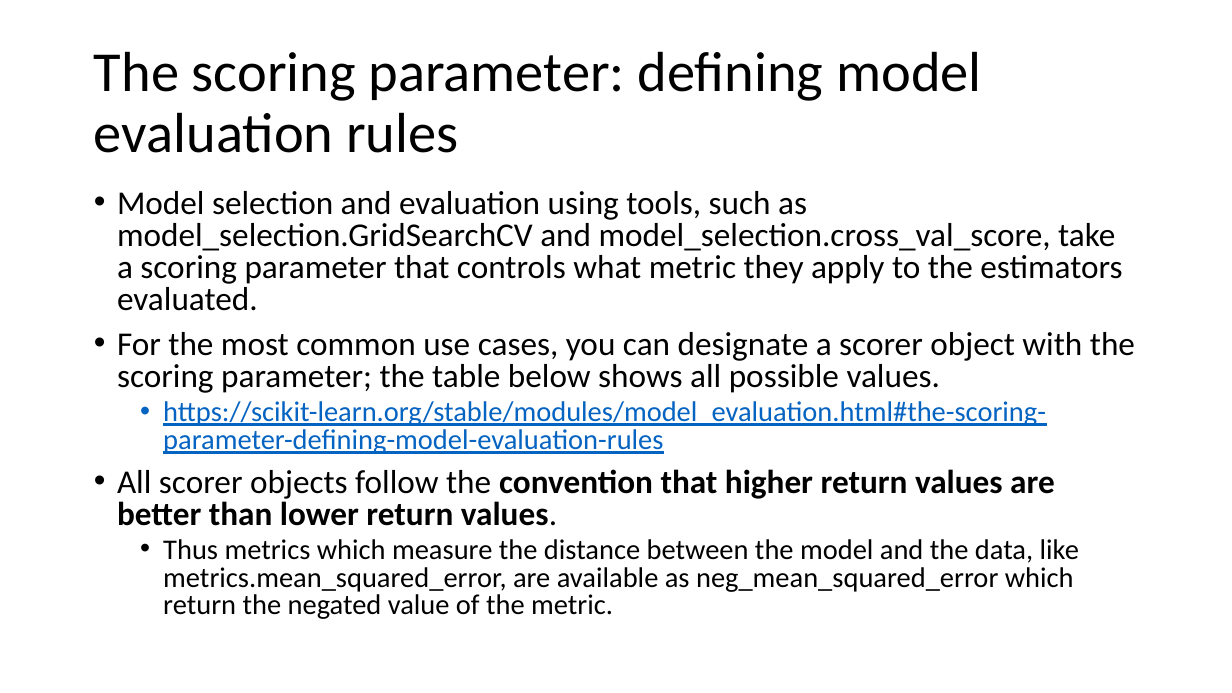
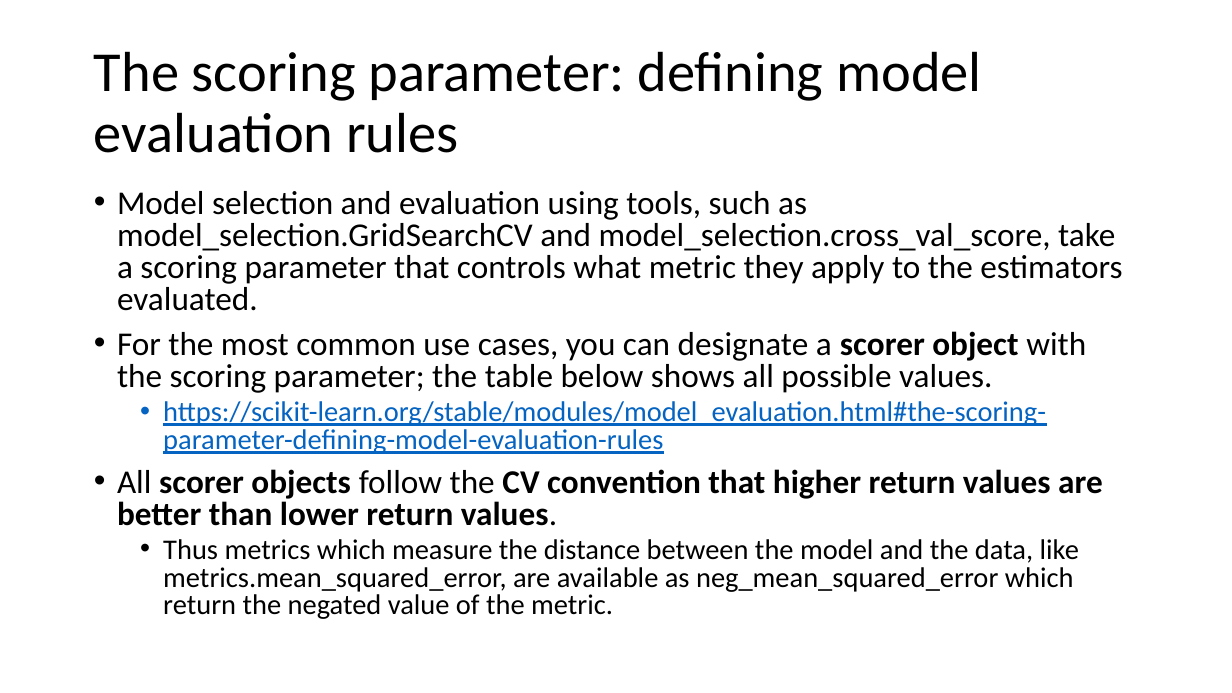
Before and after one commit to FranzGH/IoT_ML, a slide deck: slide 43 of Model selection.pptx. Drawn at 1232x693 pixels with LibreOffice and Linux fonts; fonts in the diff are those of the drawing. Boxes give left, top, right and bottom in pixels: in the first picture for what was removed or moved away, otherwise in the second. Text is boxed around its words. In the diff, an @@ line names an element or a change of style, - is before the commit and + after.

```diff
--- a/Model selection.pptx
+++ b/Model selection.pptx
@@ text at (117,331,1086,393): bold on in "scorer object" @@
@@ text at (117,469,1103,526): text changed @@
-• All scorer objects follow the convention that higher return values are better than lower return values.
+• All scorer objects follow the CV convention that higher return values are better than lower return values.
```
Also in this commit, not shown: 11 other slides changed, 12 other files.
